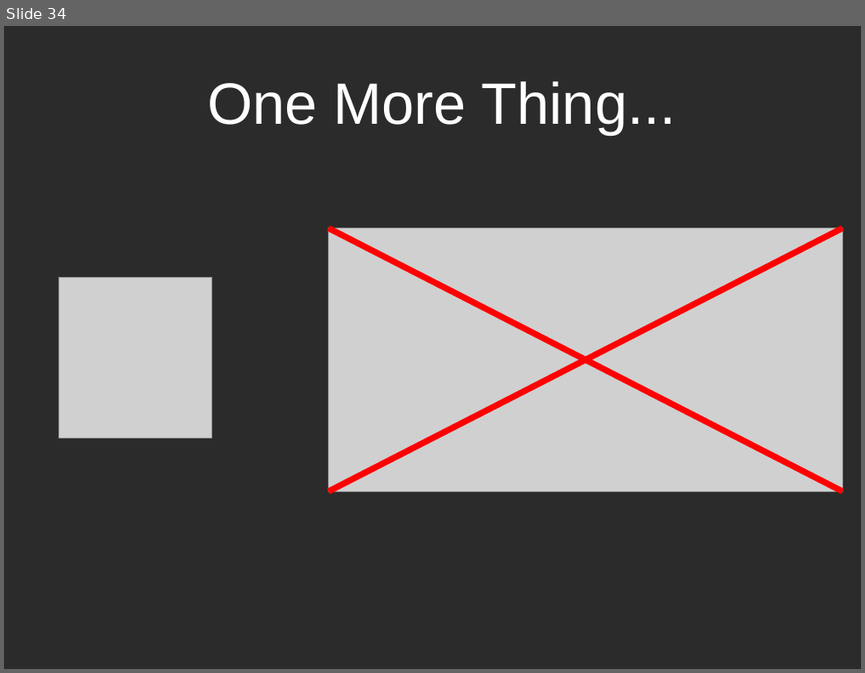
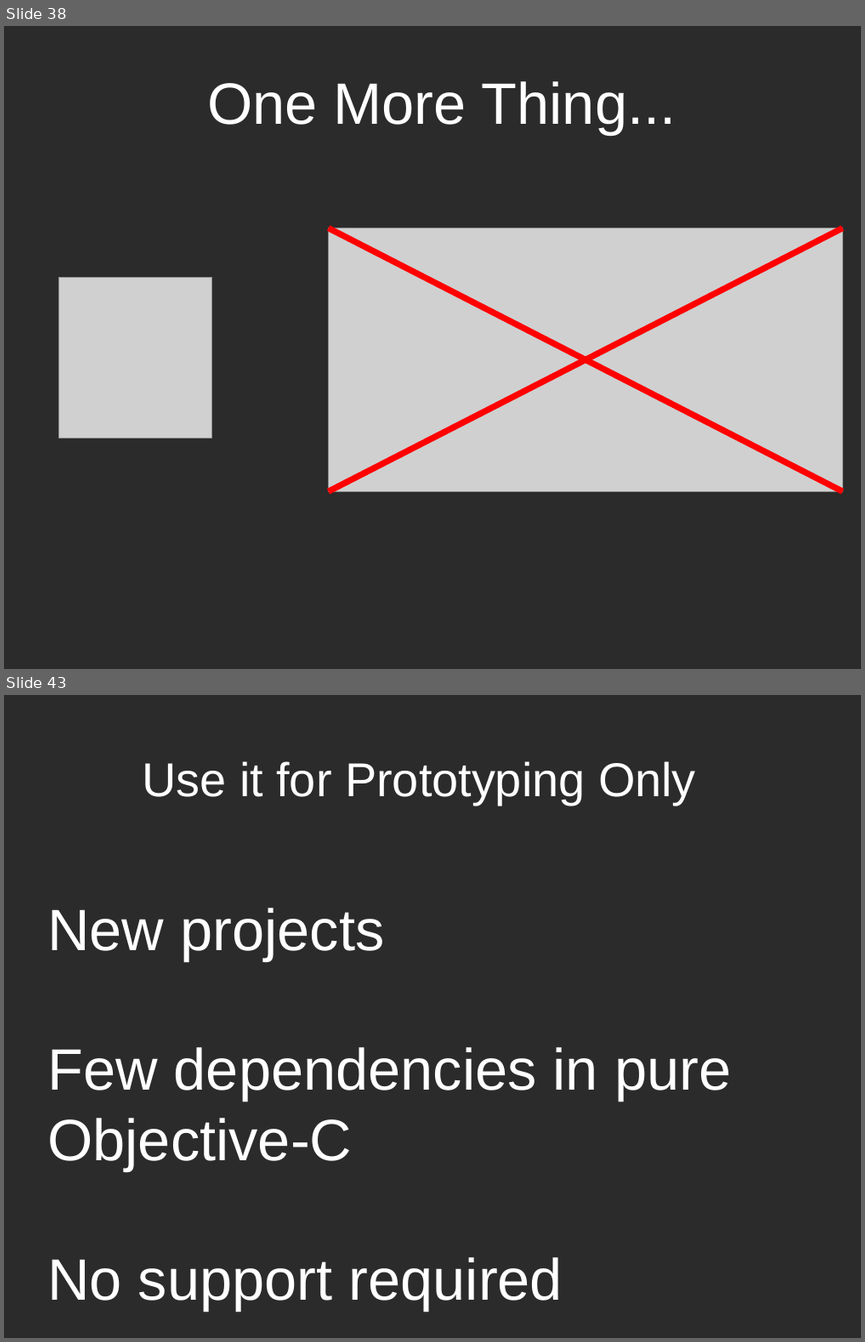
Before and after one commit to dodikk/motion-slides, a slide deck: motion-slides.odp. Shown one above the other, each under a label of ours: slide 34 before the commit, slides 38 and 43 after it; the slides between them are not shown. The pictures are 865x673 and 865x1342 pixels, drawn with LibreOffice and Linux fonts; fonts in the diff are those of the drawing; grey boxes stand for pictures; background and template pictures are left out; a plain dark background stands for a picture behind light text. Boxes give left, top, right and bottom in pixels: in the first picture for what was removed or moved away, otherwise in the second. Text is boxed around its words. In the diff, an @@ line names an element or a change of style, - is before the commit and + after.

```diff
--- a/motion-slides.odp
+++ b/motion-slides.odp
@@ slide 43 added at (x1=4, y1=695, x2=861, y2=1338), background picture (left out) @@
@@ title added at (x1=142, y1=761, x2=696, y2=805), 44 pt, text #FFFFFF @@
+Use it for Prototyping Only
@@ text added at (x1=47, y1=907, x2=731, y2=1311), 54 pt, text #FFFFFF @@
+New projects
+Few dependencies in pure Objective-C
+No support required
@@ what was slide 34 is now slide 38 @@
```
Also in this commit, not shown: 11 other slides added, 3 slides removed, 5 other files.
